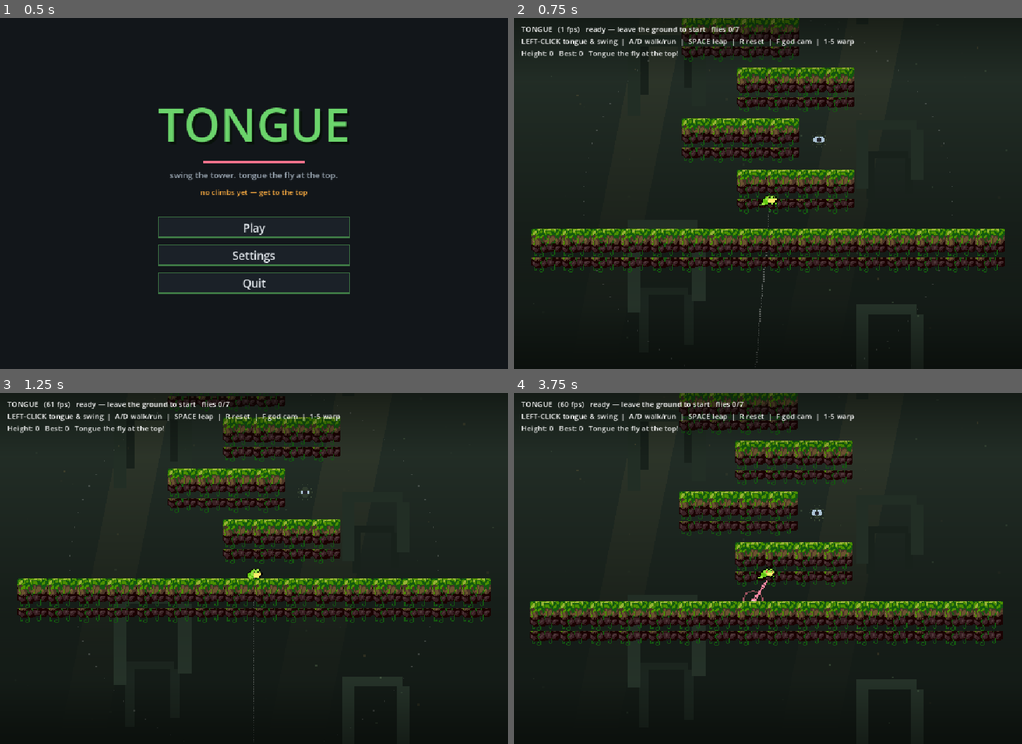
Above: before the commit, frames 1-4 (two rows, left to right).
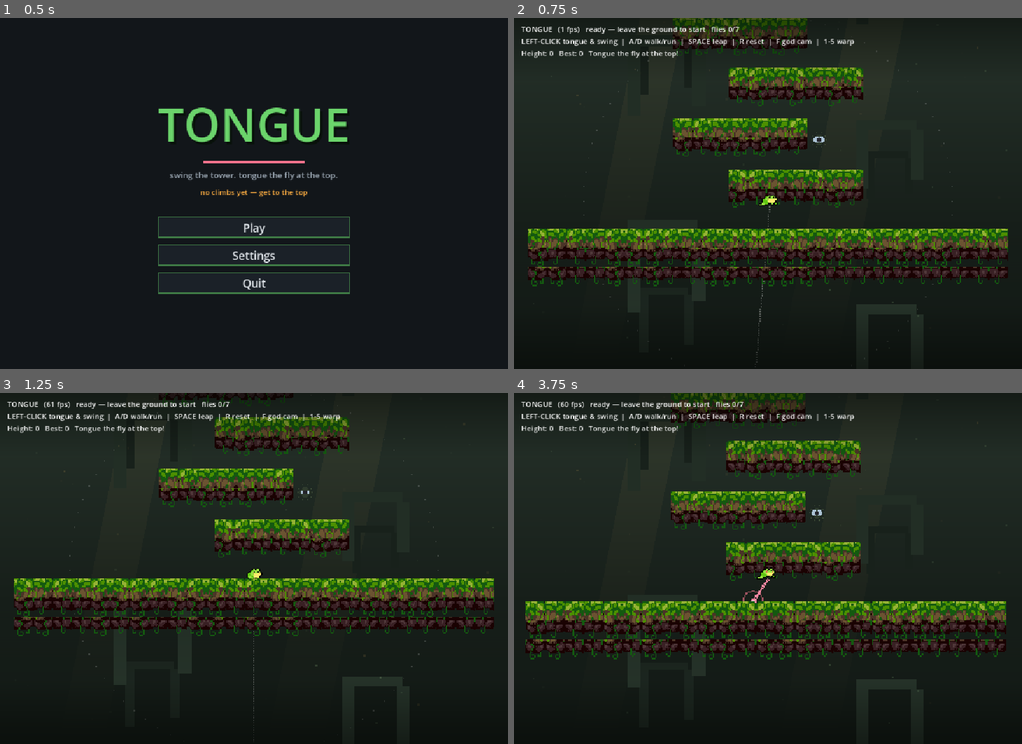
Above: after the commit, the same moments.

Repository: asg86260/Tongue
Game: Godot game, scene res://Title.tscn
Two runs of this game, one before a commit and one after it. Both use one fixed random seed, a clock stepped at 60 frames per second and the inputs below.
Inputs (mouse positions are in pixels of both pictures, inside the frame that each line leads up to):
- Up to frame 1 (0.5 s): no input
- Up to frame 2 (0.75 s): click "Play" at 0.5 s
- Up to frame 3 (1.25 s): no input
- Up to frame 4 (3.75 s): tap Enter at 1.25 s; move the mouse to (879, 550) at 1.27 s; press the mouse at (879, 550) at 1.28 s; hold D (move_right) 1.28-2.03 s; tap Space (jump) at 1.52, 1.82, 2.27, 2.57 s; move the mouse to (666, 586) at 2.02 s; release the mouse at (666, 586) at 2.03 s; hold S (move_down) 2.03-2.78 s; tap F (godcam) at 2.1 s; move the mouse to (818, 491) at 2.77 s; hold D (move_right) 2.78-3.53 s; hold E (zoom_in) 2.78-3.53 s; tap R (reset) at 3.5 s; move the mouse to (742, 638) at 3.52 s; hold W (move_up) from 3.53 s (still down); tap Q (zoom_out) at 3.6 s; click (742, 638) at 3.67 s

Frame 1 is identical in both runs. In frame 2, 20% of the frame differs, in the area x 2-98%, y 0-77%; in frame 3, 18%; in frame 4, 20%, in the area x 2-97%, y 0-76%.

Commit message:
Match tile scale to the frog (2.6x) + randomize tiles
Tiles were drawn at 2.0x while the frog is 2.6x, so pixel sizes clashed. Render
tiles at 2.6x for a uniform pixel grid, and randomize variant + flip per cell so
the vines no longer form a repeating grid.

Co-Authored-By: Claude Opus 4.8 <noreply@anthropic.com>

Diff:
--- a/Game.gd
+++ b/Game.gd
@@ -83,21 +83,24 @@
 # platform material, so the tiles carry the detail (no hand-scattered decoration).
 const TILES := preload("res://assets/tiles/modular-tileset.png")
 const T := 16            # source tile size
-const TW := 32.0         # tile world size (16 * 2.0 draw scale)
-
-func _tile(parent: Node2D, x: float, y: float, col: int, row: int) -> void:
+const TS := 2.6          # draw scale — matches the frog's pixel size for cohesion
+const TW := T * TS       # tile world size (41.6)
+
+func _tile(parent: Node2D, x: float, y: float, col: int, row: int, flip := false) -> void:
 	var s := Sprite2D.new()
 	var at := AtlasTexture.new()
 	at.atlas = TILES
 	at.region = Rect2(col * T, row * T, T, T)
 	s.texture = at
 	s.texture_filter = CanvasItem.TEXTURE_FILTER_NEAREST
-	s.scale = Vector2(2.0, 2.0)
+	s.scale = Vector2(TS, TS)
 	s.position = Vector2(x, y)
+	s.flip_h = flip
 	parent.add_child(s)
 
 # A ledge: one leafy-green top row over stone-body rows (mossy=false skips the
 # grass for overhangs). The body hangs a row below the collision for visual mass.
+# Tile variant + flip are randomized per cell so the vines don't form a grid.
 func _make_static(pos: Vector2, size: Vector2, mossy := true) -> void:
 	var sb := StaticBody2D.new()
 	sb.position = pos
@@ -108,18 +111,21 @@
 	cs.shape = shape
 	sb.add_child(cs)
 	var hy := size.y * 0.5
+	var rng := RandomNumberGenerator.new()
+	rng.seed = int(pos.x * 7.0 + pos.y * 13.0)
 	var cols: int = max(1, int(ceil(size.x / TW)))
 	var rows: int = max(2, int(ceil(size.y / TW)) + 1)
 	var startx := -(cols - 1) * TW * 0.5
 	var topy := -hy + TW * 0.5
 	for cxi in cols:
 		var x := startx + cxi * TW
-		var c: int = 5 if cxi % 2 == 0 else 6     # alternate the two tile variants
 		for r in rows:
+			var c: int = 5 if rng.randf() < 0.5 else 6   # random variant per cell
+			var fl := rng.randf() < 0.5                  # random flip breaks the grid
 			if r == 0 and mossy:
-				_tile(sb, x, topy, c, 7)           # leafy green top
+				_tile(sb, x, topy, c, 7, fl)             # leafy green top
 			else:
-				_tile(sb, x, topy + r * TW, c, 8)  # stone body (vines built in)
+				_tile(sb, x, topy + r * TW, c, 8, fl)    # stone body (vines built in)
 	add_child(sb)
 
 func _make_anchor(pos: Vector2, r: float) -> void:
